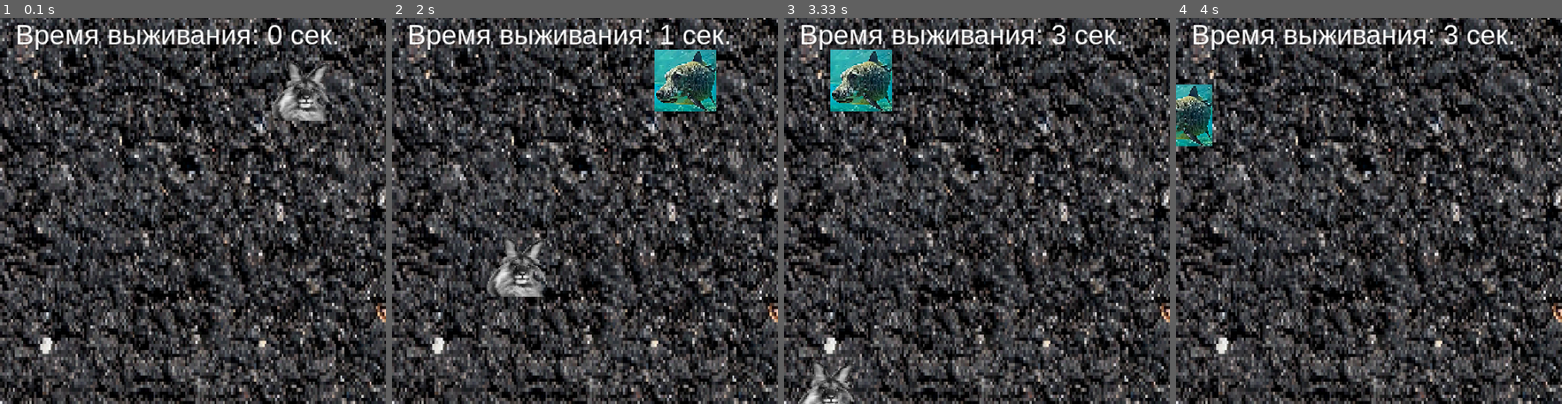
Above: before the commit, frames 1-4 (left to right).
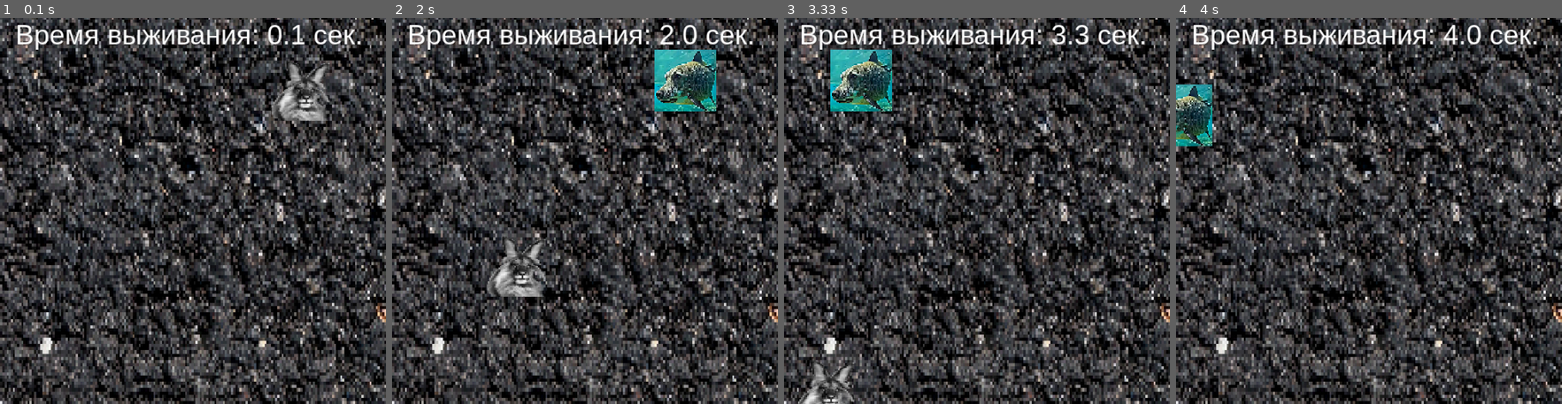
Above: after the commit, the same moments.

Repository: wonordel/pygame-project
Game: pygame game, started from main.py
Two runs of this game, one before a commit and one after it. Both use one fixed random seed, a clock stepped at 60 frames per second and the inputs below.
Inputs:
- Up to frame 1 (0.1 s): no input
- Up to frame 2 (2 s): hold W 0.33-0.87 s; hold Left 0.33-0.87 s; hold Left 0.9-1.43 s; hold S 1.47-1.77 s
- Up to frame 3 (3.33 s): hold Right 2.63-3.27 s; hold S from 3.3 s (still down)
- Up to frame 4 (4 s): release S at 3.67 s; hold Left from 3.7 s (still down)
The pictures show only the part of the screen within x 0-50%, y 2-52%; the shares and areas given below are measured in that part.

The runs differ from the first frame. In frame 1, 0.5% of the frame differs, in the area x 73-94%, y 1-7%; in frame 2, 0.5%; in frame 3, 0.5%; in frame 4, 0.6%, in the area x 69-94%, y 1-7%.

Commit message:
deleted health from Character class added speed increase over time added death screen edited README

Diff:
--- a/main.py
+++ b/main.py
@@ -31,7 +31,7 @@
     return ((x2 - x1) ** 2 + (y2 - y1) ** 2) ** 0.5
 
 def play_music(file, volume=1):
-    pygame.mixer.music.stop()  # резко остановить прошлую
+    pygame.mixer.music.stop()
 
     pygame.mixer.music.load(file)
     pygame.mixer.music.set_volume(volume)
@@ -59,17 +59,15 @@
         self.defx = x
         self.defy = y
         self.speed = speed
+        self.defspeed = speed
 
         # Безопасная загрузка
         self.image = load_image(image_path, fallback_color)
-        self.rect = self.image.get_rect(center=(x, y))
+        self.rect = self.image.get_rect(center=(x, y)) # от gemini, оптимизация чтобы не лагало (до этого даже на топовом процессоре лагало) № 2
         self.half_width = self.image.get_width() // 2
         self.half_height = self.image.get_height() // 2
 
         self.visidle = visidle
-
-        self.health = 100
-        self.defhealth = 100
 
     def show(self, screen):
         if self.visidle:
@@ -78,10 +76,10 @@
     def reset(self):
         self.x = self.defx
         self.y = self.defy
-        self.health = self.defhealth
+        self.speed = self.defspeed
 
     def check_in_wall(self):
-        # Оптимизация 4: Быстрое ограничение движения через встроенные свойства Rect
+        # от gemini, оптимизация № 2
         if self.rect.left < 0:
             self.rect.left = 0
         if self.rect.right > WIDTH:
@@ -155,6 +153,7 @@
 clock = pygame.time.Clock()
 frames = 0
 frames_from_respawn = 0
+red_frames = 0
 
 # Игровые переменные
 FPS = 60
@@ -163,22 +162,23 @@
 # Создаем персонажей
 # Аргументы: x, y, speed, путь, цвет-заглушка (на случай если картинки нет)
 shlepa = Character(200, HEIGHT - 100, 5, images_path["shlepa"], (230, 190, 150))
-
+vead = False
 enemys = [
     Enemy(400, 100, 2, images_path["cheremsha"], (0, 255, 0)),
     Enemy(800, 100, 3.5, images_path["brdish"], (255, 0, 0), False)
 ]
 
 def game_over():
-    global shlepa, enemys, frames_from_respawn
+    global shlepa, enemys, frames_from_respawn, vead
+    frames_survived = frames_from_respawn
     frames_from_respawn = 0
+    vead = True
+
     for enemy in enemys:
         enemy.reset()
     shlepa.reset()
-    if randint(0, 100) == 1:
-        play_music("sounds/music_vocice.ogg")
-    else:
-        play_music("sounds/music.ogg")
+
+    return frames_survived
 
 # Игровой цикл и флаг выполнения программы
 game_run = True
@@ -190,34 +190,49 @@
             game_run = False
 
     keys = pygame.key.get_pressed()
-    if keys[pygame.K_LEFT] or keys[pygame.K_a]:
-        shlepa.x -= shlepa.speed
-    if keys[pygame.K_RIGHT] or keys[pygame.K_d]:
-        shlepa.x += shlepa.speed
-    if keys[pygame.K_UP] or keys[pygame.K_w]:
-        shlepa.y -= shlepa.speed
-    if keys[pygame.K_DOWN] or keys[pygame.K_s]:
-        shlepa.y += shlepa.speed
-
-    shlepa.check_in_wall()
-
-    for enemy in enemys:
-        enemy.move(shlepa.x, shlepa.y)
-
-    for enemy in enemys:
-        if distance(shlepa.x, shlepa.y, enemy.x, enemy.y) < (shlepa.half_width + enemy.half_width) * 0.8:
-            game_over()
-    screen.blit(bg_image, (0, 0))
-
-
-    shlepa.show(screen)
-    for enemy in enemys:
-        enemy.show(screen)
-
-
-    seconds_survived = frames_from_respawn // FPS
-    score_text = font.render(f"Время выживания: {seconds_survived} сек.", True, (255, 255, 255))
-    screen.blit(score_text, (20, 20))
+    if not vead:
+        if keys[pygame.K_LEFT] or keys[pygame.K_a]:
+            shlepa.x -= shlepa.speed
+        if keys[pygame.K_RIGHT] or keys[pygame.K_d]:
+            shlepa.x += shlepa.speed
+        if keys[pygame.K_UP] or keys[pygame.K_w]:
+            shlepa.y -= shlepa.speed
+        if keys[pygame.K_DOWN] or keys[pygame.K_s]:
+            shlepa.y += shlepa.speed
+
+        shlepa.check_in_wall()
+
+        for enemy in enemys:
+            enemy.move(shlepa.x, shlepa.y)
+
+        for enemy in enemys:
+            if distance(shlepa.x, shlepa.y, enemy.x, enemy.y) < (shlepa.half_width + enemy.half_width) * 0.8:
+                frames_survived = game_over()
+        screen.blit(bg_image, (0, 0))
+
+
+        shlepa.show(screen)
+        for enemy in enemys:
+            enemy.show(screen)
+
+
+        seconds_survived = round(frames_from_respawn / FPS, 1)
+        score_text = font.render(f"Время выживания: {seconds_survived} сек.", True, (255, 255, 255))
+        screen.blit(score_text, (20, 20))
+    else:
+        pygame.mixer.music.stop()
+        screen.fill((255, 0, 0))
+        score_text = font.render(f"Время выживания: {round(frames_survived // FPS, 1)}", True, (255, 255, 255))
+        screen.blit(font.render("Нажмите пробел чтобы продолжить...", True, (255, 255, 255)), (WIDTH // 2 - 130, HEIGHT // 2 + 50))
+        screen.blit(score_text, (WIDTH // 2 - 130, HEIGHT // 2))
+        red_frames += 1
+        if keys[pygame.K_SPACE]:
+            vead = False
+            red_frames = 0
+            if randint(1, 1000) == 1:
+                play_music("sounds/music_vocice.ogg")
+            else:
+                play_music("sounds/music.ogg")
 
     # Обновление экрана
     pygame.display.flip()
Not shown, changed: README.md
